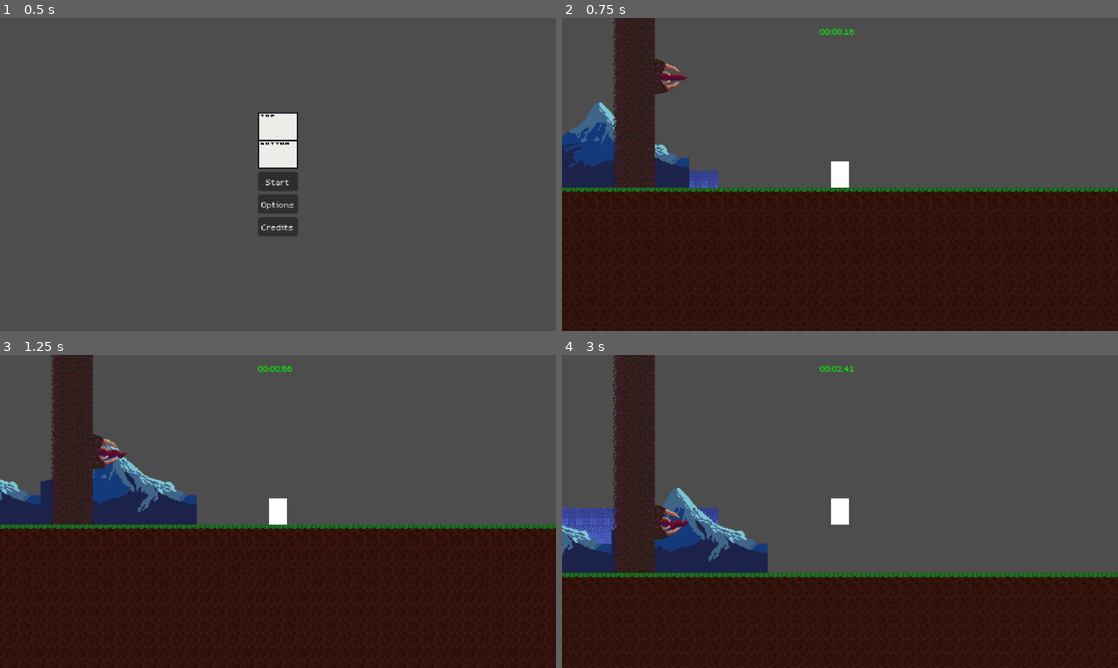
Above: before the commit, frames 1-4 (two rows, left to right).
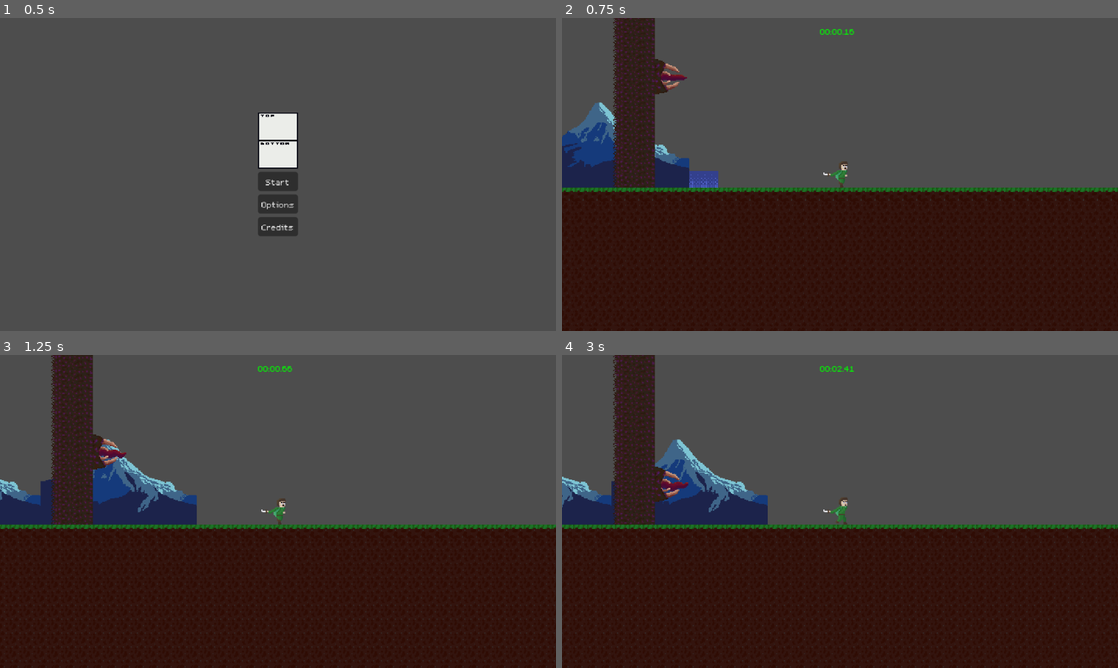
Above: after the commit, the same moments.

Repository: Skuffy808/Vorous
Game: Godot game, scene res://scenes/main_menu.tscn
Same seed, same stepped clock (60 frames per second), same inputs: the game is played once before the commit and once after it.
Inputs (mouse positions are in pixels of both pictures, inside the frame that each line leads up to):
- Up to frame 1 (0.5 s): no input
- Up to frame 2 (0.75 s): click "Start" at 0.5 s
- Up to frame 3 (1.25 s): no input
- Up to frame 4 (3 s): tap Enter (ui_accept) at 1.25, 1.35, 1.52, 1.82, 2.27, 2.3, 2.57 s; move the mouse to (962, 495) at 1.27 s; move the mouse to (728, 527) at 2.02 s; tap Mouse wheel up (zoom_in) at 2.1 s; move the mouse to (895, 442) at 2.77 s; tap Mouse wheel down (zoom_out) at 2.85 s

Frame 1 is identical in both runs. In frame 2, 0.3% of the frame differs, in the area x 47-52%, y 45-55%; in frame 3, 0.3%; in frame 4, 22%, in the area x 0-100%, y 0-100%.

Commit message:
add player animations

Diff:
--- a/scenes/music.tscn
+++ b/scenes/music.tscn
@@ -4,6 +4,6 @@
 
 [node name="Music" type="AudioStreamPlayer"]
 stream = ExtResource("1_05ggv")
-volume_db = -40.0
+volume_db = -5.62
 autoplay = true
 bus = &"Music"
--- a/scenes/player.tscn
+++ b/scenes/player.tscn
@@ -1,8 +1,86 @@
-[gd_scene load_steps=3 format=3 uid="uid://dx3donnd0lfk1"]
+[gd_scene load_steps=15 format=3 uid="uid://dx3donnd0lfk1"]
 
 [ext_resource type="Script" uid="uid://bgwc8f3qb8vmv" path="res://scripts/player.gd" id="1_3vyb7"]
+[ext_resource type="Texture2D" uid="uid://c7oga3pbh6bol" path="res://assets/player/playerRun.png" id="2_g2els"]
+[ext_resource type="Texture2D" uid="uid://co1vpcn3yw8x3" path="res://assets/player/playerJump.png" id="2_qhqgy"]
 
 [sub_resource type="CapsuleShape2D" id="CapsuleShape2D_u8vuu"]
+
+[sub_resource type="AtlasTexture" id="AtlasTexture_smehm"]
+atlas = ExtResource("2_qhqgy")
+region = Rect2(0, 0, 32, 32)
+
+[sub_resource type="AtlasTexture" id="AtlasTexture_ur7pv"]
+atlas = ExtResource("2_qhqgy")
+region = Rect2(0, 32, 32, 32)
+
+[sub_resource type="AtlasTexture" id="AtlasTexture_y4r1p"]
+atlas = ExtResource("2_qhqgy")
+region = Rect2(0, 64, 32, 32)
+
+[sub_resource type="AtlasTexture" id="AtlasTexture_d2wvv"]
+atlas = ExtResource("2_qhqgy")
+region = Rect2(0, 96, 32, 32)
+
+[sub_resource type="AtlasTexture" id="AtlasTexture_qhqgy"]
+atlas = ExtResource("2_g2els")
+region = Rect2(0, 0, 32, 32)
+
+[sub_resource type="AtlasTexture" id="AtlasTexture_dqkch"]
+atlas = ExtResource("2_g2els")
+region = Rect2(0, 32, 32, 32)
+
+[sub_resource type="AtlasTexture" id="AtlasTexture_qlg0r"]
+atlas = ExtResource("2_g2els")
+region = Rect2(0, 64, 32, 32)
+
+[sub_resource type="AtlasTexture" id="AtlasTexture_tuyoq"]
+atlas = ExtResource("2_g2els")
+region = Rect2(0, 96, 32, 32)
+
+[sub_resource type="AtlasTexture" id="AtlasTexture_fjrip"]
+atlas = ExtResource("2_g2els")
+region = Rect2(0, 128, 32, 32)
+
+[sub_resource type="SpriteFrames" id="SpriteFrames_smehm"]
+animations = [{
+"frames": [{
+"duration": 1.0,
+"texture": SubResource("AtlasTexture_smehm")
+}, {
+"duration": 1.0,
+"texture": SubResource("AtlasTexture_ur7pv")
+}, {
+"duration": 1.0,
+"texture": SubResource("AtlasTexture_y4r1p")
+}, {
+"duration": 1.0,
+"texture": SubResource("AtlasTexture_d2wvv")
+}],
+"loop": true,
+"name": &"jump",
+"speed": 10.0
+}, {
+"frames": [{
+"duration": 1.0,
+"texture": SubResource("AtlasTexture_qhqgy")
+}, {
+"duration": 1.0,
+"texture": SubResource("AtlasTexture_dqkch")
+}, {
+"duration": 1.0,
+"texture": SubResource("AtlasTexture_qlg0r")
+}, {
+"duration": 1.0,
+"texture": SubResource("AtlasTexture_tuyoq")
+}, {
+"duration": 1.0,
+"texture": SubResource("AtlasTexture_fjrip")
+}],
+"loop": true,
+"name": &"run",
+"speed": 10.0
+}]
 
 [node name="Player" type="CharacterBody2D"]
 script = ExtResource("1_3vyb7")
@@ -10,8 +88,10 @@
 [node name="CollisionShape2D" type="CollisionShape2D" parent="."]
 shape = SubResource("CapsuleShape2D_u8vuu")
 
-[node name="ColorRect" type="ColorRect" parent="."]
-offset_left = -10.0
-offset_top = -15.0
-offset_right = 10.0
-offset_bottom = 15.0
+[node name="AnimatedSprite2D" type="AnimatedSprite2D" parent="."]
+texture_filter = 1
+position = Vector2(-3, -1)
+sprite_frames = SubResource("SpriteFrames_smehm")
+animation = &"run"
+autoplay = "run"
+frame_progress = 0.119536
--- a/scenes/worm.tscn
+++ b/scenes/worm.tscn
@@ -1,10 +1,10 @@
 [gd_scene load_steps=22 format=4 uid="uid://dnsh31yhrttin"]
 
 [ext_resource type="Script" uid="uid://b3idjy5hsfcdx" path="res://scripts/worm.gd" id="1_lley5"]
-[ext_resource type="Texture2D" uid="uid://l5q5xsekpb1o" path="res://assets/wormWall.png" id="2_tdamb"]
-[ext_resource type="Texture2D" uid="uid://clt2yqf80mg1c" path="res://assets/wormTongueAttack1.png" id="3_aodjv"]
-[ext_resource type="Texture2D" uid="uid://ch8e3q2mj8wg0" path="res://assets/wormMain.png" id="3_tdamb"]
-[ext_resource type="Texture2D" uid="uid://bjws1epxiv7dk" path="res://assets/wormTongueIdle.png" id="3_ttset"]
+[ext_resource type="Texture2D" uid="uid://l5q5xsekpb1o" path="res://assets/worm/wormWall.png" id="2_tdamb"]
+[ext_resource type="Texture2D" uid="uid://clt2yqf80mg1c" path="res://assets/worm/wormTongueAttack1.png" id="3_aodjv"]
+[ext_resource type="Texture2D" uid="uid://ch8e3q2mj8wg0" path="res://assets/worm/wormMain.png" id="3_tdamb"]
+[ext_resource type="Texture2D" uid="uid://bjws1epxiv7dk" path="res://assets/worm/wormTongueIdle.png" id="3_ttset"]
 
 [sub_resource type="TileSetAtlasSource" id="TileSetAtlasSource_aodjv"]
 texture = ExtResource("2_tdamb")
--- a/scripts/player.gd
+++ b/scripts/player.gd
@@ -1,32 +1,25 @@
 extends CharacterBody2D
 
+@onready var animated_sprite_2d: AnimatedSprite2D = $AnimatedSprite2D
+
 var speed = 200.0
-const JUMP_VELOCITY = -250.0
-
-var can_double_jump := false
+const JUMP_VELOCITY = -300.0
+var jumped = false
 
 func _physics_process(delta: float) -> void:
 	# Add gravity
 	if not is_on_floor():
 		velocity += get_gravity() * delta
+		if jumped:
+			animated_sprite_2d.play("jump")
+	else:
+		if jumped:
+			jumped = false
+		animated_sprite_2d.play("run")
 
-	# Reset double jump when on the floor
-	if is_on_floor():
-		can_double_jump = true
+	if Input.is_action_just_pressed("ui_accept") and is_on_floor():
+		velocity.y = JUMP_VELOCITY
+		jumped = true
 
-	# Handle jump
-	if Input.is_action_just_pressed("ui_accept"):
-		if is_on_floor():
-			velocity.y = JUMP_VELOCITY
-		elif can_double_jump:
-			velocity.y = JUMP_VELOCITY
-			can_double_jump = false
-
-	# Move right constantly
-	var direction := 1
-	if direction:
-		velocity.x = direction * speed
-	else:
-		velocity.x = move_toward(velocity.x, 0, speed)
-
+	velocity.x = speed
 	move_and_slide()
Binary file added: assets/player/playerJump.png
Not shown, changed: assets/player/playerJump.png.import
Binary file added: assets/player/playerRun.png
Not shown, changed: assets/player/playerRun.png.import
Renamed: assets/wormMain.png -> assets/worm/wormMain.png
Not shown, changed: assets/worm/wormMain.png.import
Renamed: assets/wormTongueAttack1.png -> assets/worm/wormTongueAttack1.png
Not shown, changed: assets/worm/wormTongueAttack1.png.import
Renamed: assets/wormTongueIdle.png -> assets/worm/wormTongueIdle.png
Not shown, added: assets/worm/wormTongueIdle.png.import
Renamed: assets/wormWall.png -> assets/worm/wormWall.png
Not shown, added: assets/worm/wormWall.png.import
